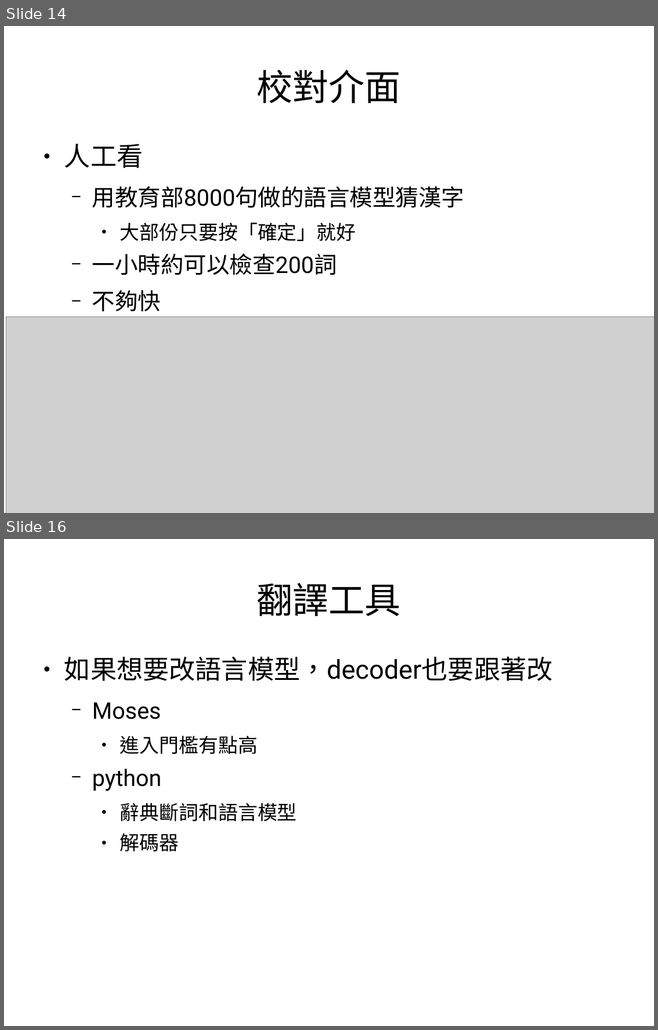
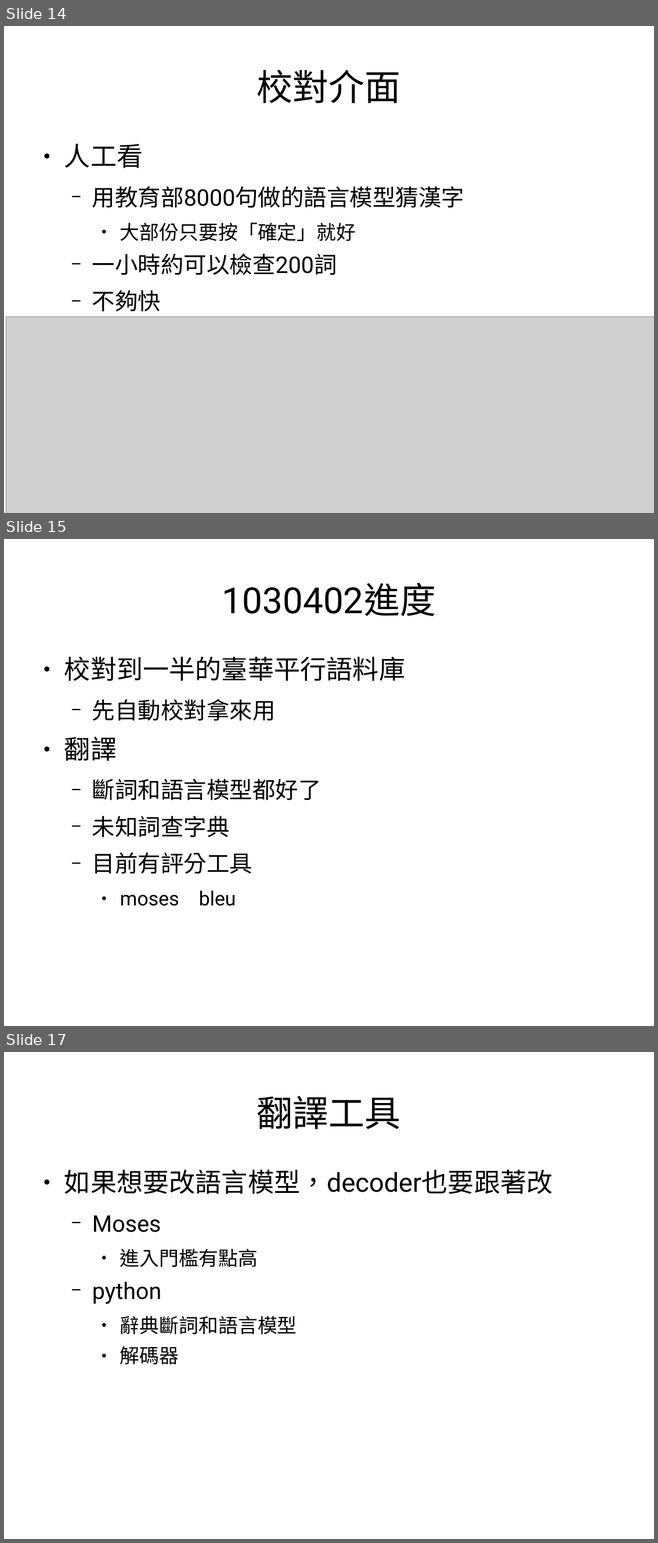
Before and after one commit to sih4sing5hong5/po3-ko3_tau5-iann2-phinn3, a slide deck: 翻譯報告.odp. Shown one above the other, each under a label of ours: slides 14 and 16 before the commit, slides 14, 15 and 17 after it; the slides between them are not shown. The pictures are 658x1030 and 658x1543 pixels, drawn with LibreOffice and Linux fonts; fonts in the diff are those of the drawing; grey boxes stand for pictures. Boxes give left, top, right and bottom in pixels: in the first picture for what was removed or moved away, otherwise in the second. Text is boxed around its words. In the diff, an @@ line names an element or a change of style, - is before the commit and + after.

Commit message:
加今仔日的進度　丞宏

```diff
--- a/翻譯報告.odp
+++ b/翻譯報告.odp
@@ slide 15 added at box(4, 539, 654, 1026), background #FFFFFF @@
@@ title added at box(222, 583, 436, 616), 44 pt, text #000000 @@
+1030402進度
@@ text added at box(64, 657, 405, 906), 28 pt, text #000000 @@
+● 校對到一半的臺華平行語料庫
+  − 先自動校對拿來用
+● 翻譯
+  − 斷詞和語言模型都好了
+  − 未知詞查字典
+  − 目前有評分工具
+    ● moses bleu
@@ what was slide 16 is now slide 17 @@
```
Also in this commit, not shown: 2 slides changed.
